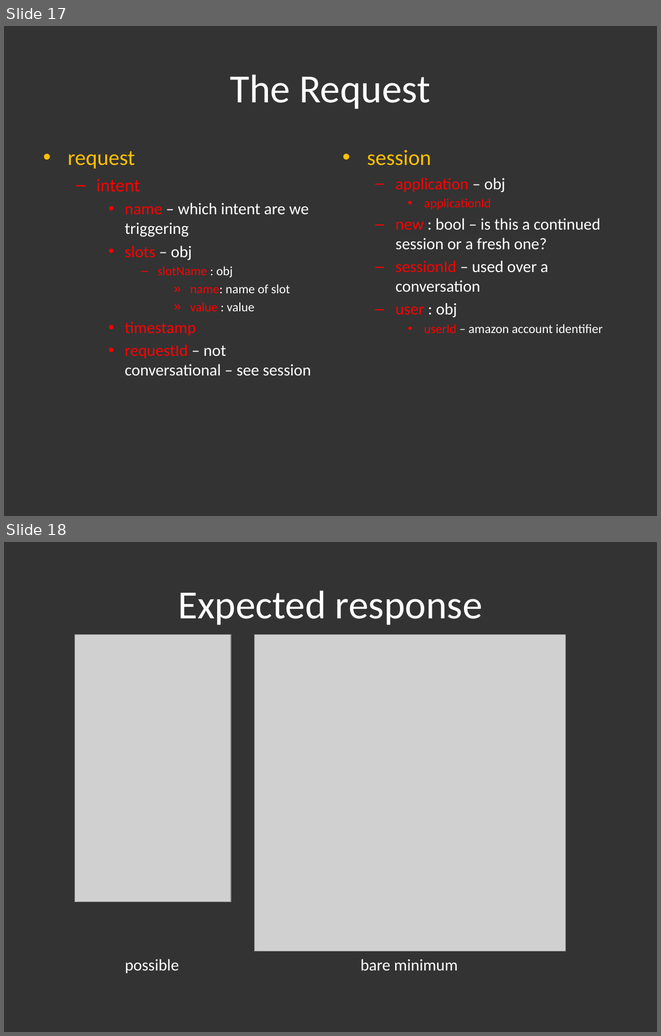
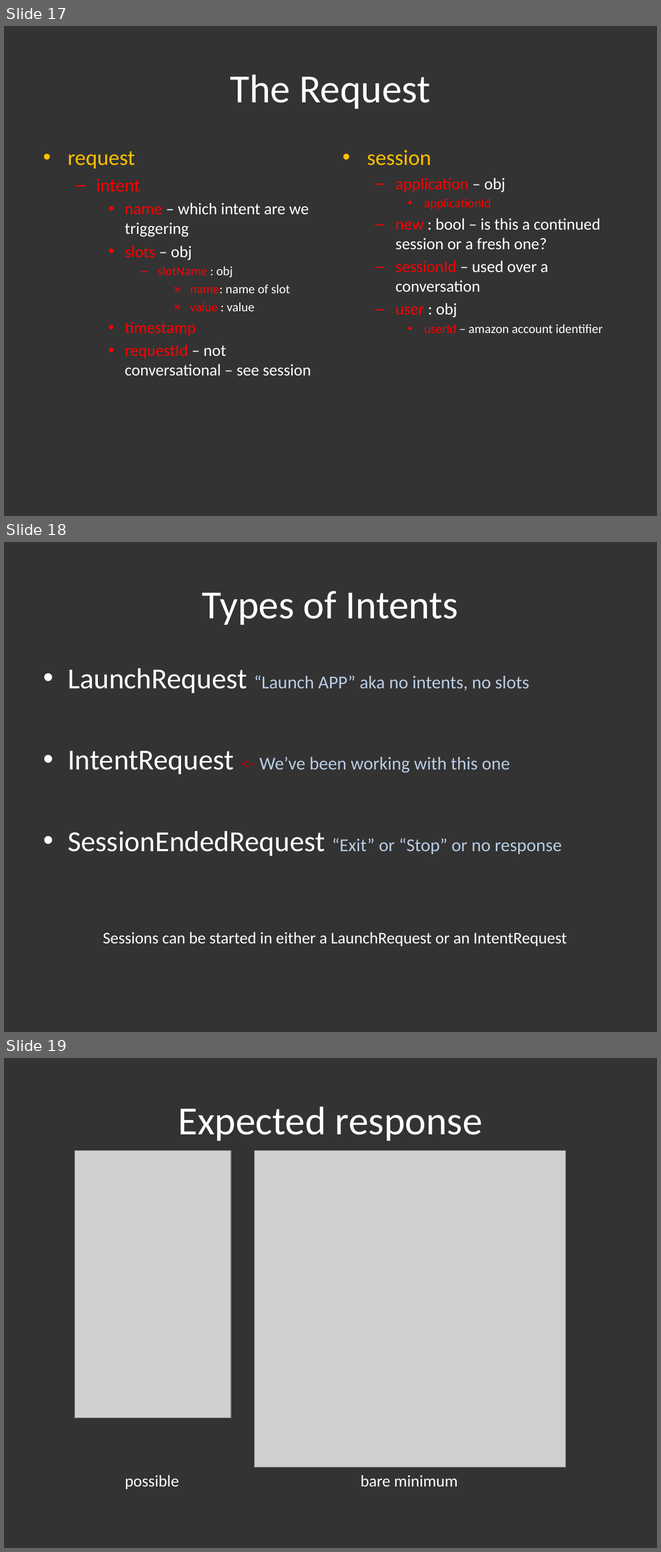
Before and after one commit to hlfshell/My-Robot-Friend---Alexa, a slide deck: My Robot Friend - Alexa.js.pptx. Shown one above the other, each under a label of ours: slides 17 and 18 before the commit, slides 17, 18 and 19 after it. The pictures are 661x1036 and 661x1552 pixels, drawn with LibreOffice and Linux fonts; fonts in the diff are those of the drawing; grey boxes stand for pictures. Boxes give left, top, right and bottom in pixels: in the first picture for what was removed or moved away, otherwise in the second. Text is boxed around its words. In the diff, an @@ line names an element or a change of style, - is before the commit and + after.

Commit message:
fix: finished presentation, moved SimpleAdventure to its own repos

```diff
--- a/My Robot Friend - Alexa.js.pptx
+++ b/My Robot Friend - Alexa.js.pptx
@@ slide 18 added at box(4, 542, 657, 1032), background #333333 @@
@@ title added at box(202, 591, 458, 625), 44 pt, text #FFFFFF @@
+Types of Intents
@@ text added at box(68, 668, 562, 856), 20 pt, text #B9CDE5 @@
+• LaunchRequest “Launch APP” aka no intents, no slots
+• IntentRequest <- We’ve been working with this one
+• SessionEndedRequest “Exit” or “Stop” or no response
@@ text added at box(103, 932, 567, 946), 18 pt, text #FFFFFF @@
+Sessions can be started in either a LaunchRequest or an IntentRequest
@@ what was slide 18 is now slide 19 @@
```
Also in this commit, not shown: 6 other files.
